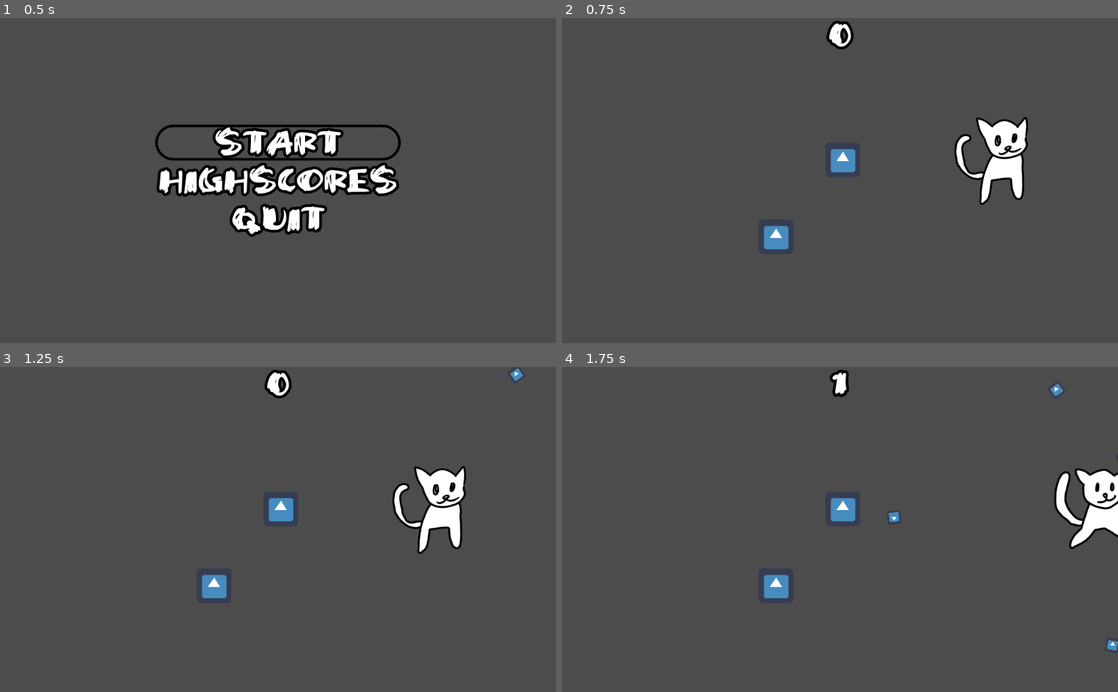
Above: before the commit, frames 1-4 (two rows, left to right).
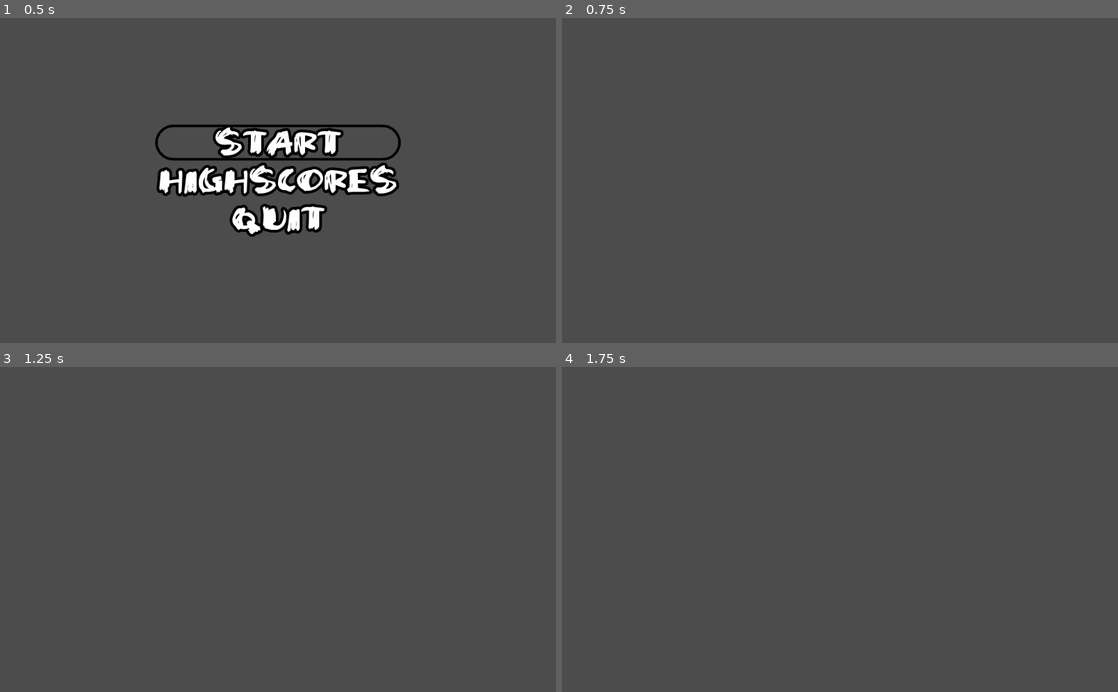
Above: after the commit, the same moments.

Repository: Magesu/mini-jam-100-overload
Game: Godot game, scene res://Main.tscn
The game is run twice, just before and just after one commit, with the same random seed, the same clock (stepped at 60 frames per second) and the same inputs. The engine's default icon, where the game draws it, is replaced by a stand-in: a white triangle on a blue panel in a dark square.
Inputs (mouse positions are in pixels of both pictures, inside the frame that each line leads up to):
- Up to frame 1 (0.5 s): no input
- Up to frame 2 (0.75 s): click "Start" at 0.5 s
- Up to frame 3 (1.25 s): no input
- Up to frame 4 (1.75 s): move the mouse to (962, 513) at 1.27 s; hold Right (ui_right) from 1.28 s (still down); click (962, 513) at 1.35 s

Frame 1 is identical in both runs. In frame 2, 2.9% of the frame differs, in the area x 36-84%, y 0-72%; in frame 3, 2.9%, in the area x 36-95%, y 0-72%; in frame 4, 2.8%.

Commit message:
Changed enemy controller into a separate shooter scene and made and angy chihuahua that's a dalmation in disguise

Diff:
--- a/Scenes/AngyChihuahua.tscn
+++ b/Scenes/AngyChihuahua.tscn
@@ -1,34 +1,26 @@
 [gd_scene load_steps=5 format=2]
 
-[ext_resource path="res://icon.png" type="Texture" id=1]
-[ext_resource path="res://Scenes/Scripts/EnemyController.gd" type="Script" id=2]
-[ext_resource path="res://Scenes/Scripts/AngyChihuahua.gd" type="Script" id=4]
+[ext_resource path="res://Scenes/Shooter.tscn" type="PackedScene" id=1]
+[ext_resource path="res://icon.png" type="Texture" id=2]
+[ext_resource path="res://Scenes/Scripts/AngyChihuahua1.gd" type="Script" id=3]
 
 [sub_resource type="RectangleShape2D" id=1]
 extents = Vector2( 32, 32 )
 
 [node name="AngyChihuahua" type="KinematicBody2D"]
-script = ExtResource( 4 )
+script = ExtResource( 3 )
 
 [node name="Sprite" type="Sprite" parent="."]
-texture = ExtResource( 1 )
+texture = ExtResource( 2 )
 
 [node name="CollisionShape2D" type="CollisionShape2D" parent="."]
 shape = SubResource( 1 )
 
-[node name="EnemyController" type="Node2D" parent="."]
-script = ExtResource( 2 )
-shoot_timer_wait_time = 1.0
+[node name="Shooter1" parent="." instance=ExtResource( 1 )]
+spawnpoint_count = 2
 radius = 40
-bullet_speed_variation = 0.5
-bullet_angle_offset = 30
 
-[node name="Rotator" type="Position2D" parent="."]
-
-[node name="ShootTimer" type="Timer" parent="."]
-
-[node name="TurnTimer" type="Timer" parent="."]
-wait_time = 2.0
-
-[connection signal="timeout" from="ShootTimer" to="EnemyController" method="_on_ShootTimer_timeout"]
-[connection signal="timeout" from="TurnTimer" to="EnemyController" method="_on_TurnTimer_timeout"]
+[node name="Shooter2" parent="." instance=ExtResource( 1 )]
+shoot_timer_wait_time = 2.0
+spawnpoint_count = 12
+radius = 40
--- a/Scenes/Enemy.tscn
+++ b/Scenes/Enemy.tscn
@@ -1,7 +1,7 @@
 [gd_scene load_steps=4 format=2]
 
 [ext_resource path="res://icon.png" type="Texture" id=1]
-[ext_resource path="res://Scenes/Scripts/EnemyController.gd" type="Script" id=2]
+[ext_resource path="res://Scenes/Shooter.tscn" type="PackedScene" id=2]
 
 [sub_resource type="RectangleShape2D" id=1]
 extents = Vector2( 32, 32 )
@@ -14,16 +14,5 @@
 [node name="CollisionShape2D" type="CollisionShape2D" parent="."]
 shape = SubResource( 1 )
 
-[node name="EnemyController" type="Node2D" parent="."]
-script = ExtResource( 2 )
+[node name="Shooter" parent="." instance=ExtResource( 2 )]
 spawnpoint_count = 0
-
-[node name="Rotator" type="Position2D" parent="."]
-
-[node name="ShootTimer" type="Timer" parent="."]
-
-[node name="TurnTimer" type="Timer" parent="."]
-wait_time = 2.0
-
-[connection signal="timeout" from="ShootTimer" to="EnemyController" method="_on_ShootTimer_timeout"]
-[connection signal="timeout" from="TurnTimer" to="EnemyController" method="_on_TurnTimer_timeout"]
--- a/Scenes/ExplodingChihuahua.tscn
+++ b/Scenes/ExplodingChihuahua.tscn
@@ -1,8 +1,7 @@
-[gd_scene load_steps=6 format=2]
+[gd_scene load_steps=5 format=2]
 
 [ext_resource path="res://icon.png" type="Texture" id=1]
-[ext_resource path="res://Scenes/Scripts/EnemyController.gd" type="Script" id=2]
-[ext_resource path="res://Scenes/ChargingBullet.tscn" type="PackedScene" id=3]
+[ext_resource path="res://Scenes/Shooter.tscn" type="PackedScene" id=2]
 [ext_resource path="res://Scenes/Scripts/ExplodingChihuahua.gd" type="Script" id=4]
 
 [sub_resource type="RectangleShape2D" id=1]
@@ -17,21 +16,4 @@
 [node name="CollisionShape2D" type="CollisionShape2D" parent="."]
 shape = SubResource( 1 )
 
-[node name="EnemyController" type="Node2D" parent="."]
-script = ExtResource( 2 )
-shoot_timer_wait_time = 1.0
-spawnpoint_count = 6
-radius = 400
-bullet_speed = -100
-bullet_speed_variation = 0.5
-bullet_scene = ExtResource( 3 )
-
-[node name="Rotator" type="Position2D" parent="."]
-
-[node name="ShootTimer" type="Timer" parent="."]
-
-[node name="TurnTimer" type="Timer" parent="."]
-wait_time = 2.0
-
-[connection signal="timeout" from="ShootTimer" to="EnemyController" method="_on_ShootTimer_timeout"]
-[connection signal="timeout" from="TurnTimer" to="EnemyController" method="_on_TurnTimer_timeout"]
+[node name="Shooter" parent="." instance=ExtResource( 2 )]
--- a/Scenes/Game.tscn
+++ b/Scenes/Game.tscn
@@ -1,11 +1,11 @@
 [gd_scene load_steps=7 format=2]
 
+[ext_resource path="res://Scenes/AngyChihuahua.tscn" type="PackedScene" id=1]
 [ext_resource path="res://Scenes/Enemy.tscn" type="PackedScene" id=2]
 [ext_resource path="res://Scenes/Player.tscn" type="PackedScene" id=3]
 [ext_resource path="res://Scenes/Scripts/Game.gd" type="Script" id=4]
 [ext_resource path="res://Scenes/Score.gd" type="Script" id=5]
 [ext_resource path="res://Themes/Scribble_Theme.tres" type="Theme" id=6]
-[ext_resource path="res://Scenes/ExplodingChihuahua.tscn" type="PackedScene" id=7]
 
 [node name="Game" type="Node"]
 script = ExtResource( 4 )
@@ -38,7 +38,7 @@
 
 [node name="Timer" type="Timer" parent="Score"]
 
-[node name="ExplodingChihuahua" parent="." instance=ExtResource( 7 )]
-position = Vector2( 394, 404 )
+[node name="AngyChihuahua" parent="." instance=ExtResource( 1 )]
+position = Vector2( 396, 285 )
 
 [connection signal="timeout" from="Score/Timer" to="Score" method="_on_Timer_timeout"]
--- a/Scenes/Scripts/AngyChihuahua.gd
+++ /dev/null
@@ -1,51 +0,0 @@
-extends KinematicBody2D
-
-
-# Declare member variables here. Examples:
-# var a = 2
-# var b = "text"
-
-# Nodes
-onready var enemy_controller = get_node("EnemyController")
-
-# Called when the node enters the scene tree for the first time.
-func _ready():
-	pass
-
-# Called every frame. 'delta' is the elapsed time since the previous frame.
-func _process(delta):
-	pass
-
-# Configuring the enemy controller to do the moves
-func shot1():
-	enemy_controller.shoot_angle = 360
-	enemy_controller.rotate_speed = 100
-	enemy_controller.shoot_timer_wait_time = 0.2
-	enemy_controller.spawnpoint_count = 4
-	enemy_controller.radius = 40
-	enemy_controller.bullet_speed = 100
-	enemy_controller.bullet_speed_variation = 0
-	enemy_controller.turns = false
-	enemy_controller.target_player = false
-	enemy_controller.bullet_scene = preload("res://Scenes/Bullet.tscn")
-
-	enemy_controller.update()
-
-func shot2():
-	enemy_controller.shoot_angle = 360
-	enemy_controller.rotate_speed = -100
-	enemy_controller.shoot_timer_wait_time = 0.2
-	enemy_controller.spawnpoint_count = 4
-	enemy_controller.radius = 40
-	enemy_controller.bullet_speed = 100
-	enemy_controller.bullet_speed_variation = 0
-	enemy_controller.turns = false
-	enemy_controller.target_player = false
-	enemy_controller.bullet_scene = preload("res://Scenes/Bullet.tscn")
-
-	enemy_controller.update()
-
-func stop():
-	enemy_controller.spawnpoint_count = 0
-
-	enemy_controller.update()
--- a/Scenes/Scripts/ExplodingChihuahua.gd
+++ b/Scenes/Scripts/ExplodingChihuahua.gd
@@ -6,7 +6,7 @@
 # var b = "text"
 
 # Nodes
-onready var enemy_controller = get_node("EnemyController")
+onready var shooter = get_node("Shooter")
 
 # Called when the node enters the scene tree for the first time.
 func _ready():
@@ -26,34 +26,34 @@
 
 # Configuring the enemy controller to do the moves
 func charge():
-	enemy_controller.shoot_angle = 360
-	enemy_controller.rotate_speed = 300
-	enemy_controller.shoot_timer_wait_time = 0.5
-	enemy_controller.spawnpoint_count = 8
-	enemy_controller.radius = 700
-	enemy_controller.bullet_speed = -100
-	enemy_controller.bullet_speed_variation = 0.5
-	enemy_controller.turns = false
-	enemy_controller.target_player = false
-	enemy_controller.bullet_scene = preload("res://Scenes/ChargingBullet.tscn")
+	shooter.shoot_angle = 360
+	shooter.rotate_speed = 300
+	shooter.shoot_timer_wait_time = 0.5
+	shooter.spawnpoint_count = 8
+	shooter.radius = 700
+	shooter.bullet_speed = -100
+	shooter.bullet_speed_variation = 0.5
+	shooter.turns = false
+	shooter.target_player = false
+	shooter.bullet_scene = preload("res://Scenes/ChargingBullet.tscn")
 
-	enemy_controller.update()
+	shooter.update()
 
 func explode():
-	enemy_controller.shoot_angle = 360
-	enemy_controller.rotate_speed = 100
-	enemy_controller.shoot_timer_wait_time = 0.1
-	enemy_controller.spawnpoint_count = 16
-	enemy_controller.radius = 40
-	enemy_controller.bullet_speed = 200
-	enemy_controller.bullet_speed_variation = 0
-	enemy_controller.turns = false
-	enemy_controller.target_player = false
-	enemy_controller.bullet_scene = preload("res://Scenes/Bullet.tscn")
+	shooter.shoot_angle = 360
+	shooter.rotate_speed = 100
+	shooter.shoot_timer_wait_time = 0.1
+	shooter.spawnpoint_count = 16
+	shooter.radius = 40
+	shooter.bullet_speed = 200
+	shooter.bullet_speed_variation = 0
+	shooter.turns = false
+	shooter.target_player = false
+	shooter.bullet_scene = preload("res://Scenes/Bullet.tscn")
 
-	enemy_controller.update()
+	shooter.update()
 
 func stop():
-	enemy_controller.spawnpoint_count = 0
+	shooter.spawnpoint_count = 0
 
-	enemy_controller.update()
+	shooter.update()
--- a/Scenes/Scripts/Game.gd
+++ b/Scenes/Scripts/Game.gd
@@ -6,7 +6,7 @@
 # var b = "text"
 
 # Nodes
-onready var enemy = get_node("Enemy/EnemyController")
+#onready var enemy = get_node("Enemy/EnemyController")
 #onready var debug_menu = get_node("CanvasLayer/Debug Menu")
 
 
--- a/Scenes/Scripts/EnemyController.gd
+++ b/Scenes/Scripts/Shooter.gd
@@ -2,6 +2,7 @@
 
 
 # Export variables
+export var shoot_angle_offset = 0
 export var shoot_angle = 360
 export var rotate_speed = 100
 export var shoot_timer_wait_time = 0.2
@@ -23,9 +24,9 @@
 # Nodes
 onready var enemy = get_parent()
 
-onready var shoot_timer = enemy.get_node("ShootTimer")
-onready var rotator = enemy.get_node("Rotator")
-onready var turn_timer = enemy.get_node("TurnTimer")
+onready var shoot_timer = get_node("ShootTimer")
+onready var rotator = get_node("Rotator")
+onready var turn_timer = get_node("TurnTimer")
 
 onready var game = get_parent().get_parent()
 onready var player = game.get_node("Player")
@@ -82,7 +83,7 @@
 			var spawnpoint = Position2D.new()
 
 			# Creates a vector with the distance of radius and rotates it by the step times i
-			var pos = Vector2(radius, 0).rotated(step * (i - (spawnpoint_count / 2)))
+			var pos = Vector2(radius, 0).rotated(deg2rad(shoot_angle_offset) + (step * (i - (spawnpoint_count / 2))))
 			spawnpoint.position = pos
 			spawnpoint.rotation = pos.angle() + deg2rad(bullet_angle_offset)
 
--- /dev/null
+++ b/Scenes/Shooter.tscn
@@ -0,0 +1,16 @@
+[gd_scene load_steps=2 format=2]
+
+[ext_resource path="res://Scenes/Scripts/Shooter.gd" type="Script" id=1]
+
+[node name="Shooter" type="Node2D"]
+script = ExtResource( 1 )
+
+[node name="Rotator" type="Position2D" parent="."]
+
+[node name="ShootTimer" type="Timer" parent="."]
+
+[node name="TurnTimer" type="Timer" parent="."]
+wait_time = 2.0
+
+[connection signal="timeout" from="ShootTimer" to="." method="_on_ShootTimer_timeout"]
+[connection signal="timeout" from="TurnTimer" to="." method="_on_TurnTimer_timeout"]
